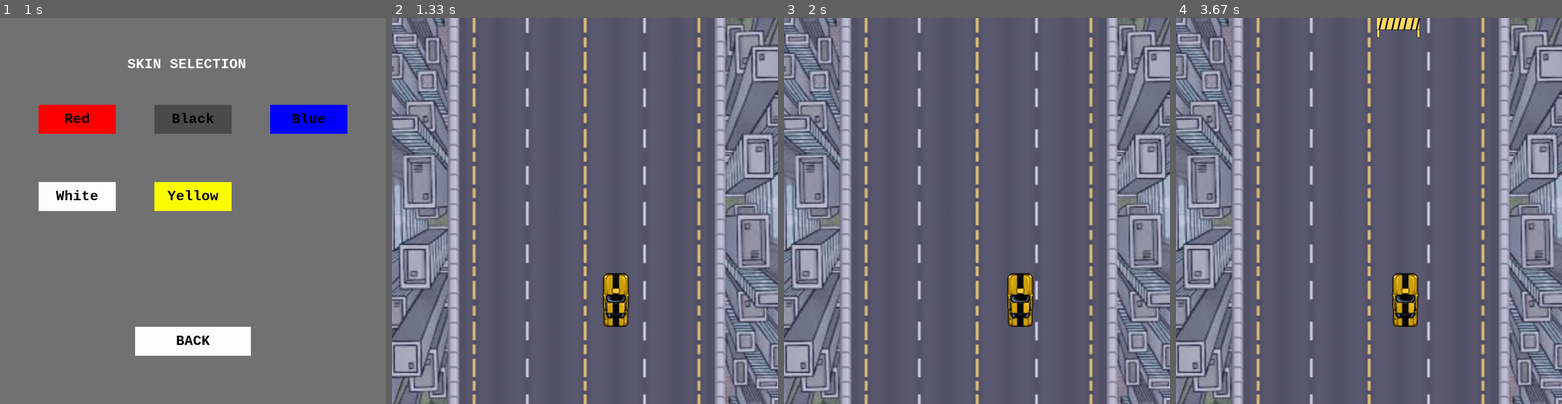
Above: before the commit, frames 1-4 (left to right).
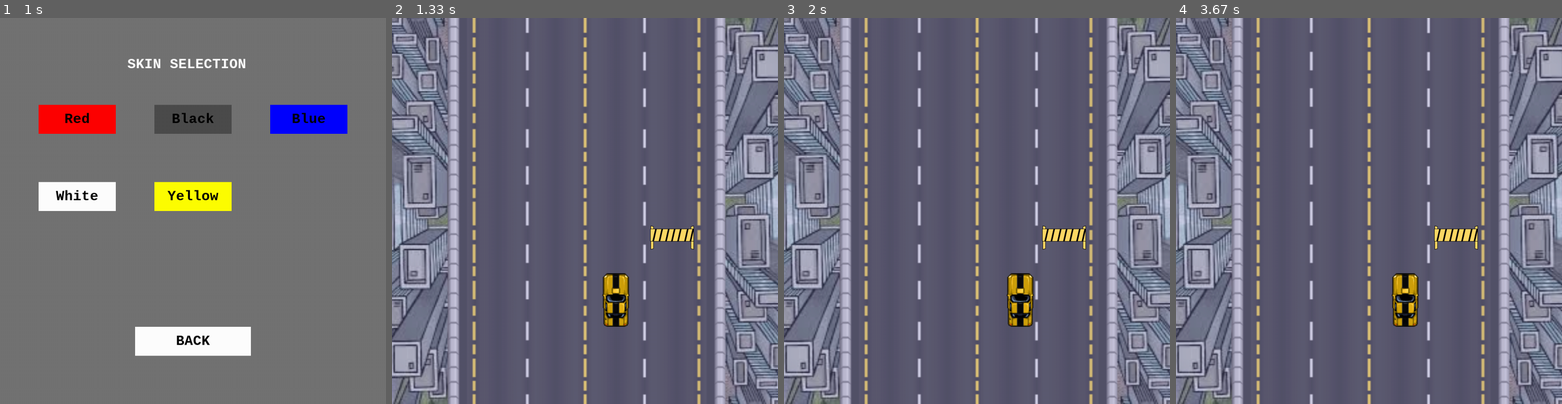
Above: after the commit, the same moments.

Repository: DenisSanchezz/PygameCarProject
Game: pygame game, started from Car Game/CarGame.py
Same seed, same stepped clock (60 frames per second), same inputs: the game is played once before the commit and once after it.
Inputs (mouse positions are in pixels of both pictures, inside the frame that each line leads up to):
- Up to frame 1 (1 s): click "PLAY" at 0.38 s; click (308, 118) at 0.72 s
- Up to frame 2 (1.33 s): click (585, 195) at 1.15 s
- Up to frame 3 (2 s): hold Right 1.43-1.9 s; hold Right from 1.93 s (still down)
- Up to frame 4 (3.67 s): release Right at 2.4 s; hold Left 2.43-2.97 s; hold Left 3-3.4 s; hold Right from 3.43 s (still down)

Frame 1 is identical in both runs. In frame 2, 0.4% of the frame differs, in the area x 66-79%, y 53-60%; in frame 3, 0.4%; in frame 4, 0.8%, in the area x 51-79%, y 0-60%.

Commit message:
Update CarGame.py

Diff:
--- a/Car Game/CarGame.py
+++ b/Car Game/CarGame.py
@@ -258,7 +258,7 @@
     ]
 
     npcSpawnRate = 0.01
-    npcSpeed = 0.7 #adjust to whatever speed the ai car should go
+    npcSpeed = 0.6 #adjust to whatever speed the ai car should go
 
     #list to hold cars
     npcCars = []
@@ -277,8 +277,8 @@
     barrierObstacle = pygame.image.load(os.path.join(scriptDir, "Graphics/Sprites","ObstacleOne.png")).convert_alpha()
     barrierObstacleRect = barrierObstacle.get_rect(midbottom=(barrierX, barrierY))
 
-    barrierSpawnRate = 1 #0.005
-    barrierSpeed = .51
+    barrierSpawnRate = 0.005 #0.005
+    barrierSpeed = 1
 
     barriers = []
 
@@ -318,7 +318,6 @@
         if random.random() < npcSpawnRate:
 
             #randomNPCCar = random.choice(npcCarSprites)
-
             #npcSurface = npcSurfaces[npcCarSprites.index(randomNPCCar)]
 
             #checks if there's enough space for a new car so they do not overlap
@@ -362,7 +361,7 @@
                 barriers.append(barrierObstacleRect)
 
         for barrierObstacleRect in barriers[:]:
-            barrierObstacleRect.y += barrierSpeed
+            barrierObstacleRect.y += barrierSpeed #figure out how to make this lower than 1
             if barrierObstacleRect.y > 1000:
                 barriers.remove(barrierObstacleRect)
             if playerRect.colliderect(barrierObstacleRect):
